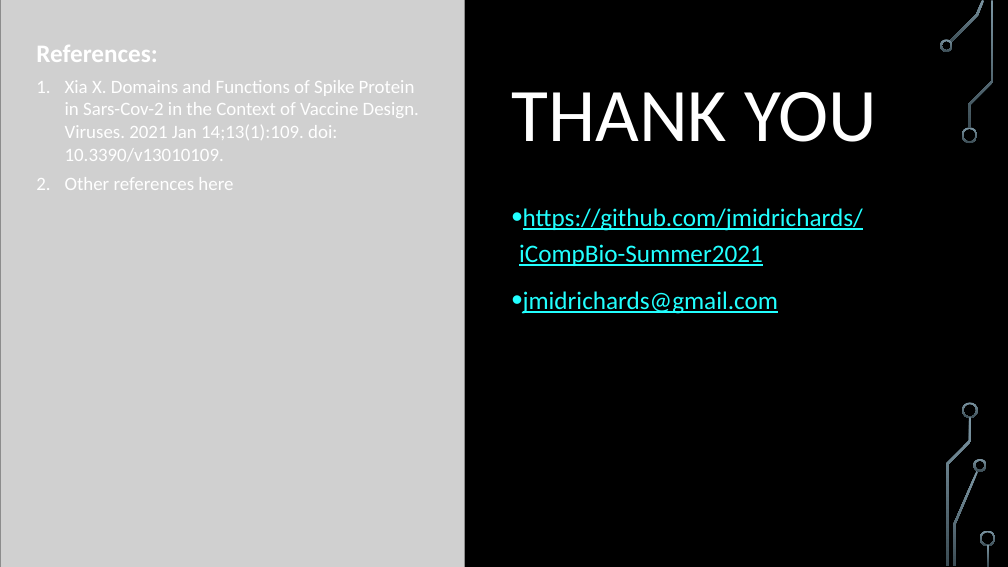
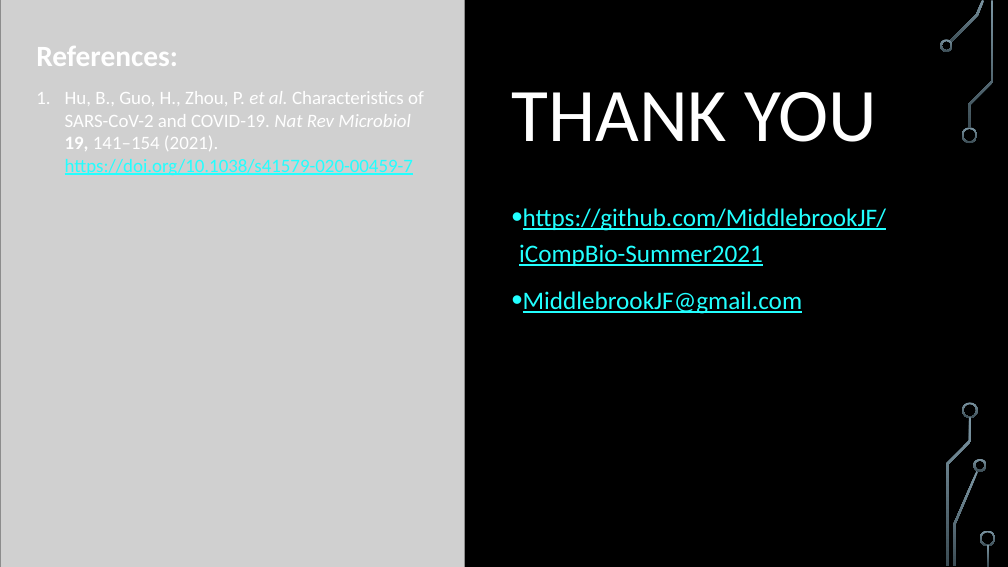
Before and after one commit to MiddlebrookJF/iCompBio-Summer2021, a slide deck: slide 12 of Vas-Data/FinalPresentation.pptx (slide 11 before the commit). Drawn at 1008x567 pixels with LibreOffice and Linux fonts; fonts in the diff are those of the drawing; grey boxes stand for pictures; background and template pictures are left out. Boxes give left, top, right and bottom in pixels: in the first picture for what was removed or moved away, otherwise in the second. Text is boxed around its words. In the diff, an @@ line names an element or a change of style, - is before the commit and + after.

Commit message:
Add 6xra, Update Matrix_0-1100.png, Update Presentation

```diff
--- a/Vas-Data/FinalPresentation.pptx
+++ b/Vas-Data/FinalPresentation.pptx
@@ text at (x1=36, y1=46, x2=178, y2=66): size 24 to 28 pt in "References:"; more space between paragraphs @@
@@ text at (x1=65, y1=91, x2=424, y2=175): text changed @@
-1. Xia X. Domains and Functions of Spike Protein in Sars-Cov-2 in the Context of Vaccine Design. Viruses. 2021 Jan 14;13(1):109. doi: 10.3390/v13010109.
-2. Other references here
+1. Hu, B., Guo, H., Zhou, P. et al. Characteristics of SARS-CoV-2 and COVID-19. Nat Rev Microbiol 19, 141–154 (2021). https://doi.org/10.1038/s41579-020-00459-7
@@ text at (x1=519, y1=208, x2=887, y2=314): text changed @@
-• https://github.com/jmidrichards/iCompBio-Summer2021
-• jmidrichards@gmail.com
+• https://github.com/MiddlebrookJF/iCompBio-Summer2021
+• MiddlebrookJF@gmail.com
```
Also in this commit, not shown: 2 other slides changed, 1 slide added, 8 other files.
